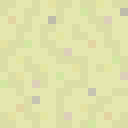
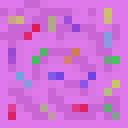
The second 128px x 128px image is a revision of the first. Changes to its layers:
hid "Cake Floor All Cake" over [0, 0, 128, 128]
